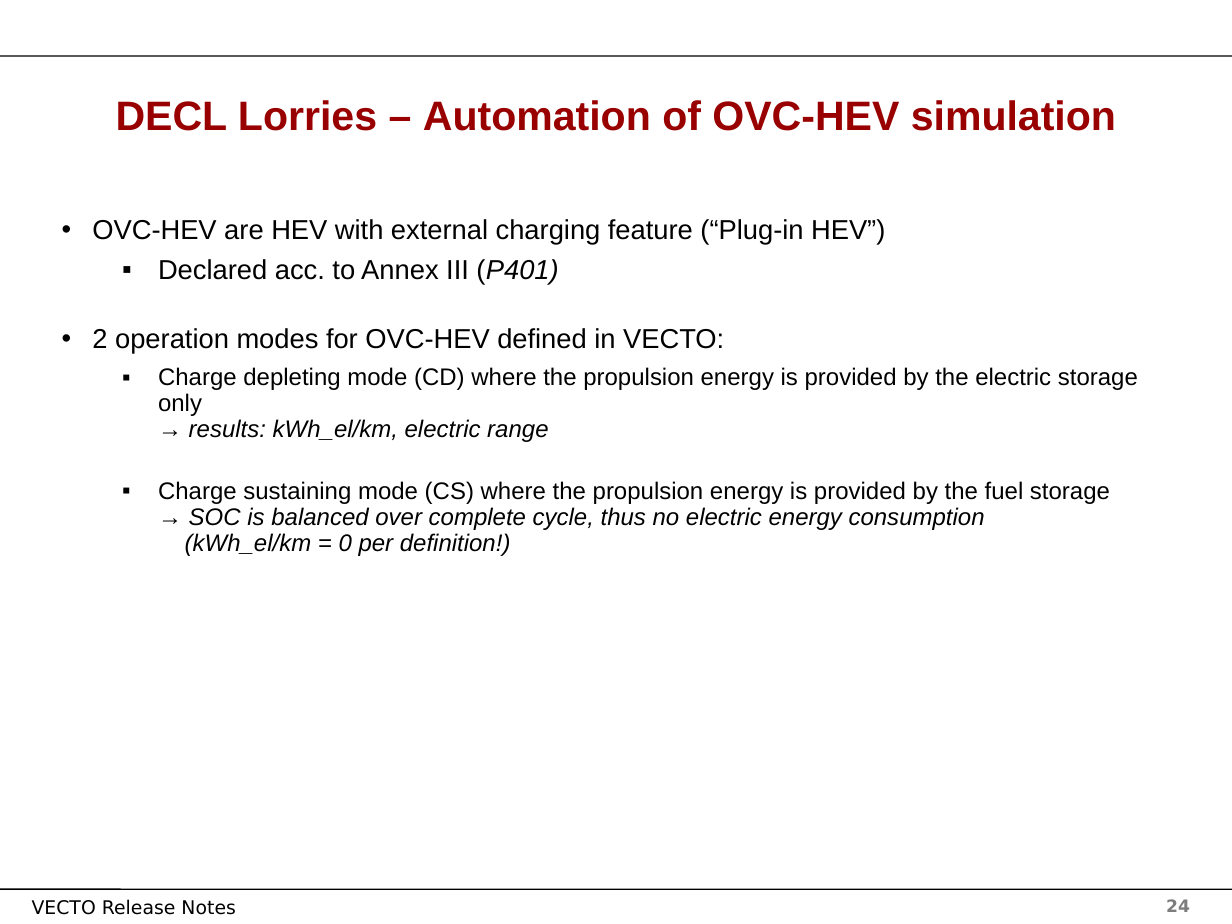
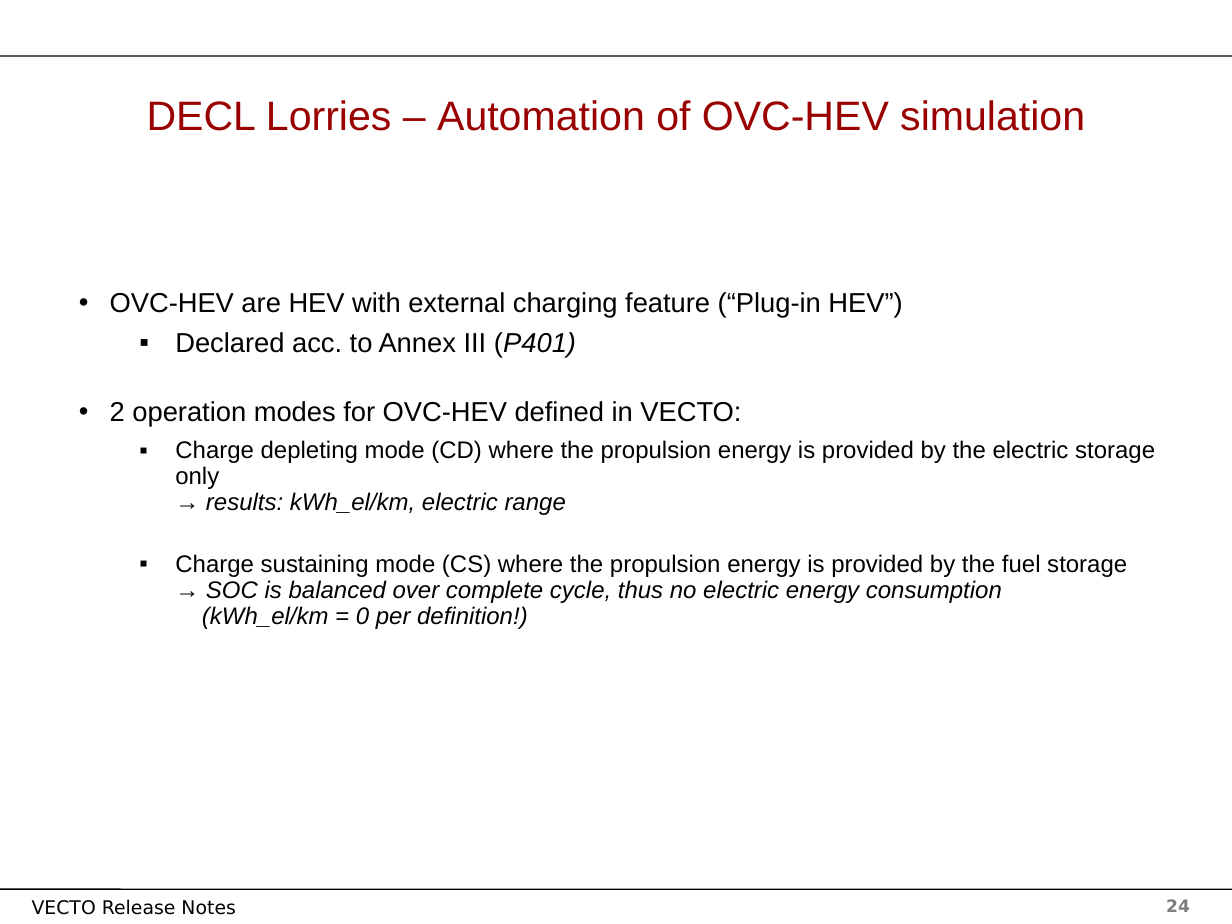
Before and after one commit to tanawadeatharva/BharatVECTO, a slide deck: slide 24 of Documentation/User Manual Source/Release Notes Vecto3.x.pptx. Drawn at 1232x924 pixels with LibreOffice and Linux fonts; fonts in the diff are those of the drawing; background and template pictures are left out. Boxes give left, top, right and bottom in pixels: in the first picture for what was removed or moved away, otherwise in the second. Text is boxed around its words. In the diff, an @@ line names an element or a change of style, - is before the commit and + after.

```diff
--- a/Documentation/User Manual Source/Release Notes Vecto3.x.pptx
+++ b/Documentation/User Manual Source/Release Notes Vecto3.x.pptx
@@ title "DECL Lorries – Automation of ..." at [147, 100, 1085, 131]: bold off @@
@@ text "OVC-HEV are HEV with external ...": place and size @@
-text "OVC-HEV are HEV with external ..." at [92, 219, 1138, 556]
+text "OVC-HEV are HEV with external ..." at [110, 292, 1155, 629]
```
Also in this commit, not shown: 30 other slides changed.
